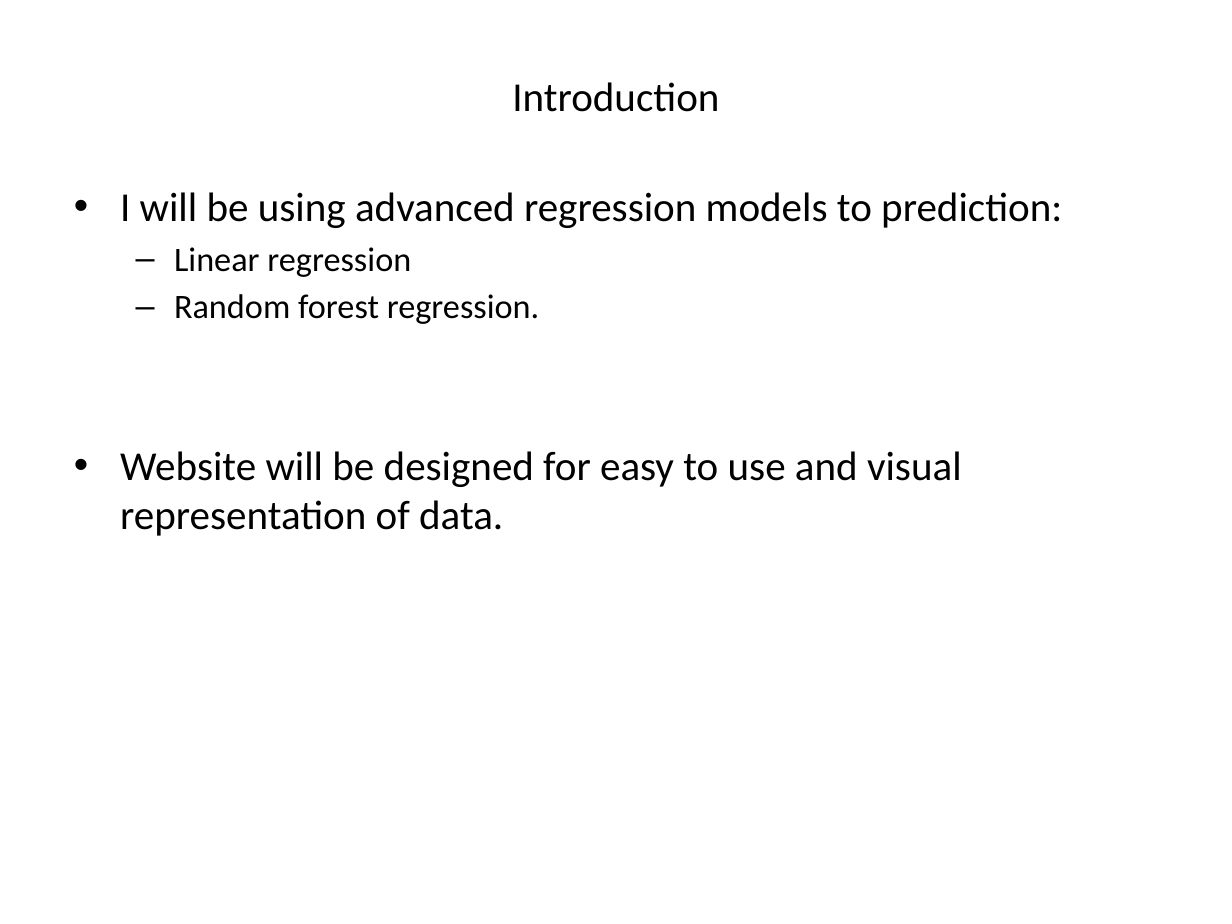
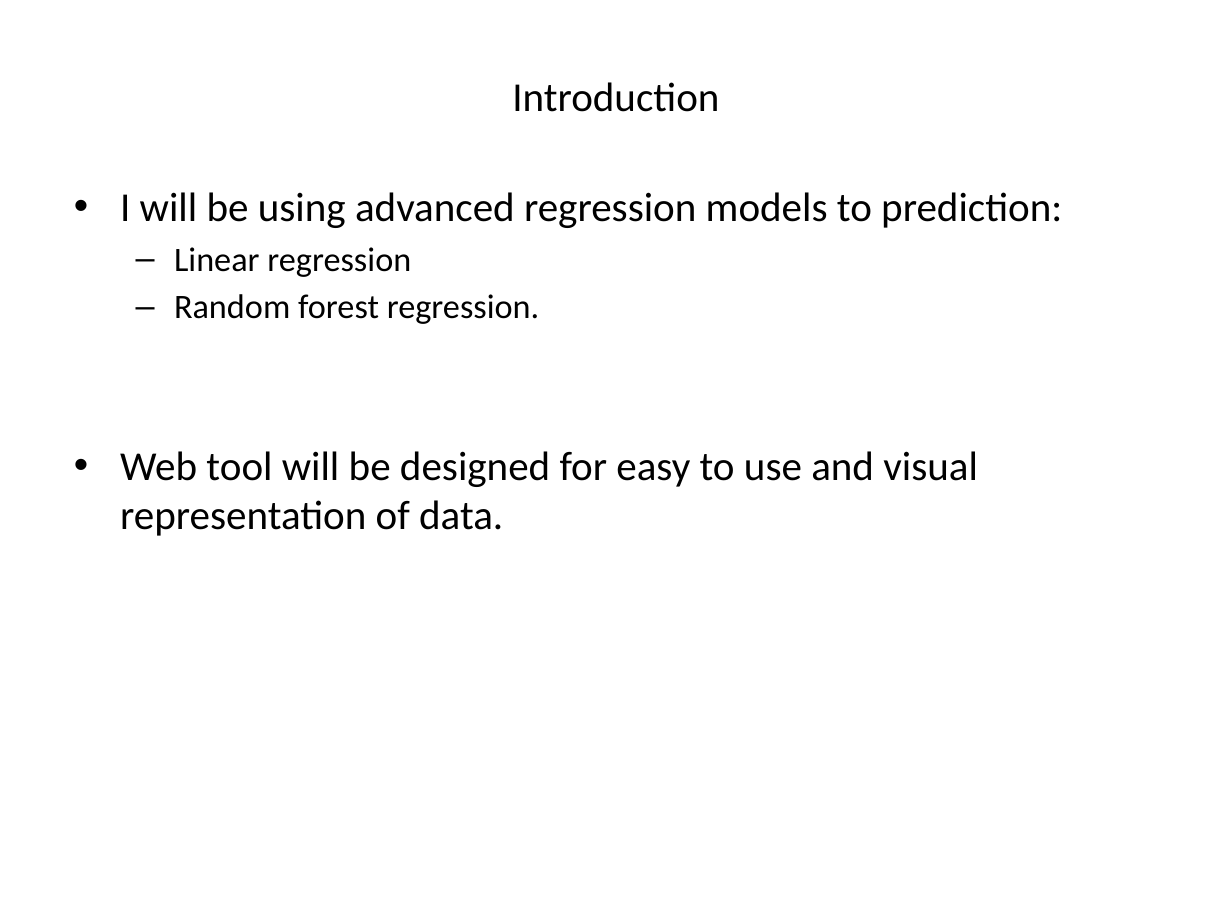
Before and after one commit to NKWalia/Final-Project, a slide deck: slide 4 of Presentation.pptx. Drawn at 1232x924 pixels with LibreOffice and Linux fonts; fonts in the diff are those of the drawing. Boxes give left, top, right and bottom in pixels: in the first picture for what was removed or moved away, otherwise in the second. Text is boxed around its words. In the diff, an @@ line names an element or a change of style, - is before the commit and + after.

```diff
--- a/Presentation.pptx
+++ b/Presentation.pptx
@@ text at [120, 451, 978, 536]: text changed @@
-• Website will be designed for easy to use and visual representation of data.
+• Web tool will be designed for easy to use and visual representation of data.
```
Also in this commit, not shown: 6 other slides changed, 1 other file.
